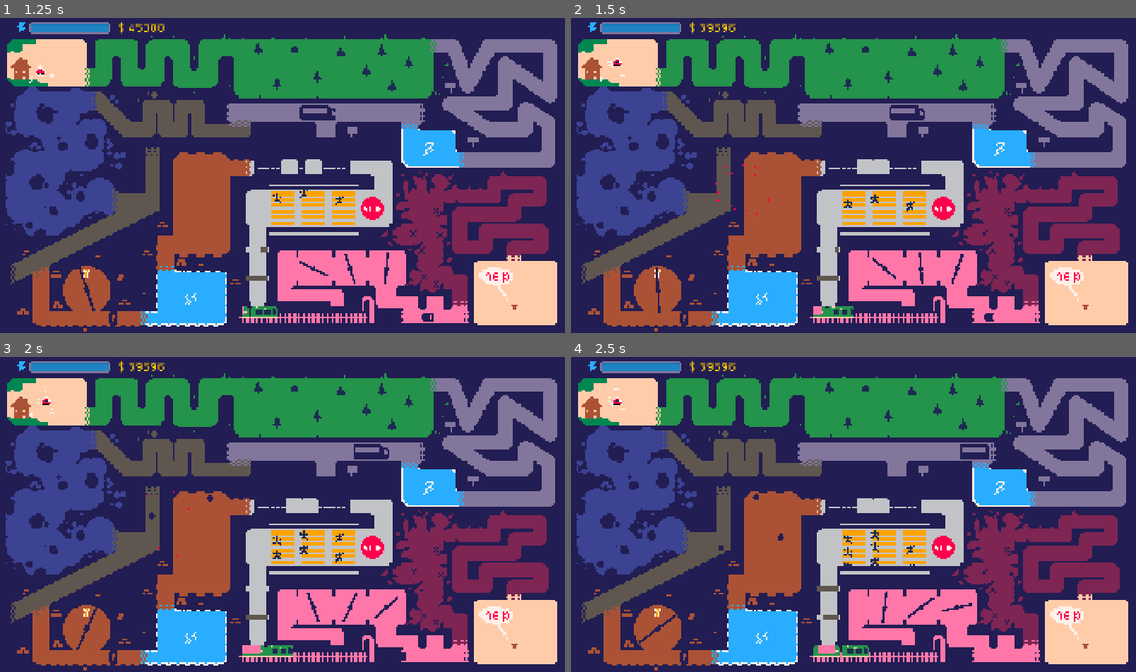
Above: before the commit, frames 1-4 (two rows, left to right).
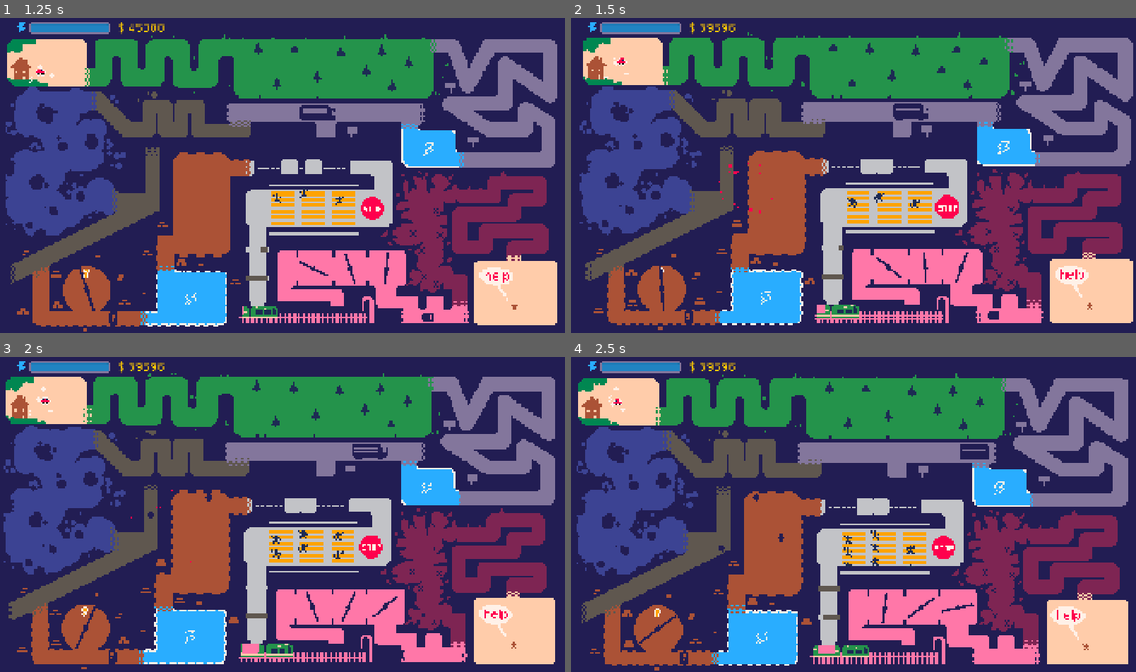
Above: after the commit, the same moments.

Repository: VeryKoolGames/En_toute_circonstance
Game: Godot game, scene res://Scenes/main.tscn
The game is run twice, just before and just after one commit, with the same random seed, the same clock (stepped at 60 frames per second) and the same inputs. This scene is started directly instead of the project's main scene.
Inputs (mouse positions are in pixels of both pictures, inside the frame that each line leads up to):
- Up to frame 1 (1.25 s): move the mouse to (39, 71) at 0.52 s; press the mouse at (39, 71) at 0.53 s
- Up to frame 2 (1.5 s): move the mouse to (740, 191) at 1.27 s; release the mouse at (740, 191) at 1.28 s; click (740, 191) at 1.35 s
- Up to frame 3 (2 s): no input
- Up to frame 4 (2.5 s): move the mouse to (910, 442) at 2.02 s; press the mouse at (910, 442) at 2.03 s

Frame 1 is identical in both runs. In frame 2, 17% of the frame differs, in the area x 1-100%, y 4-100%; in frame 3, 8.5%; in frame 4, 3.2%.

Commit message:
trail and screen shake

Diff:
--- /dev/null
+++ b/Scenes/camera_shake.gd
@@ -0,0 +1,22 @@
+extends Camera2D
+
+@export var randomStrenght: float = 10
+@export var shakeFade: float = 3.0
+var rng = RandomNumberGenerator.new();
+var shakeStrenght: float = 0.0
+var shake_cooldown := 0.5
+
+# Called when the node enters the scene tree for the first time.
+func _ready() -> void:
+	Events.on_player_died.connect(on_player_death)
+
+func on_player_death() -> void:
+	shakeStrenght = randomStrenght
+
+func _process(delta):
+	if shakeStrenght > 0:
+		shakeStrenght = lerpf(shakeStrenght, 0, shakeFade * delta)
+		offset = randomOffset()
+
+func randomOffset() -> Vector2:
+	return Vector2(rng.randf_range(-shakeStrenght, shakeStrenght),rng.randf_range(-shakeStrenght, shakeStrenght))
--- a/Scenes/level.tscn
+++ b/Scenes/level.tscn
@@ -310,6 +310,7 @@
 
 [node name="CrowNoiseSound" type="AudioStreamPlayer2D" parent="PartSeven/WaitingArea"]
 stream = ExtResource("19_53r2q")
+volume_db = 5.0
 
 [node name="DoorView" type="Control" parent="PartSeven"]
 clip_contents = true
@@ -616,10 +617,11 @@
 grow_vertical = 2
 theme_override_fonts/font = ExtResource("32_sl4om")
 theme_override_font_sizes/font_size = 48
-text = "Merci a vous deux d'etre venu nous chercher dans les quatres coins du canton dans des etats pas possible.
-(On cherche encore un dossier sur l'enfant prodigue...)
-
-Bon Anniversaire Daddy, on t'aime <3"
+text = "Merci a vous deux d’etre venus nous chercher aux quatre coins du canton dans des etats pas possibles.
+
+Bon anniversaire, Daddy, on t’aime <3
+
+(On cherche encore un dossier sur l'enfant prodigue...)"
 horizontal_alignment = 1
 vertical_alignment = 1
 autowrap_mode = 3
--- a/Scenes/main.tscn
+++ b/Scenes/main.tscn
@@ -1,7 +1,9 @@
-[gd_scene load_steps=7 format=3 uid="uid://mg7i8p648oal"]
+[gd_scene load_steps=9 format=3 uid="uid://mg7i8p648oal"]
 
+[ext_resource type="Texture2D" uid="uid://d0jydjyh8scub" path="res://Sprites/particules.png" id="1_344ge"]
 [ext_resource type="PackedScene" uid="uid://dldcwmwe2e68s" path="res://Scenes/level.tscn" id="1_bo1nx"]
 [ext_resource type="PackedScene" uid="uid://v30fe1sniv4s" path="res://Scenes/player.tscn" id="1_jjgbg"]
+[ext_resource type="Script" uid="uid://bnqr011iwalpg" path="res://Scenes/camera_shake.gd" id="2_6bp64"]
 [ext_resource type="PackedScene" uid="uid://kb0vbs3beqtw" path="res://Scenes/game_ui.tscn" id="3_8gbba"]
 [ext_resource type="AudioStream" uid="uid://cd4bmq7sfj0ng" path="res://Sounds/main_music.wav" id="4_21xkr"]
 [ext_resource type="Script" uid="uid://cq8fvvv5xheuh" path="res://Scripts/main_music.gd" id="5_kry3j"]
@@ -9,11 +11,18 @@
 
 [node name="Main" type="Node2D"]
 
+[node name="Sprite2D" type="Sprite2D" parent="."]
+modulate = Color(0.133333, 0.113725, 0.32549, 1)
+position = Vector2(-20, -17.125)
+scale = Vector2(654, 598.25)
+texture = ExtResource("1_344ge")
+
 [node name="Level" parent="." instance=ExtResource("1_bo1nx")]
 unique_name_in_owner = true
 
 [node name="Camera2D" type="Camera2D" parent="."]
 zoom = Vector2(4, 4)
+script = ExtResource("2_6bp64")
 
 [node name="Player" parent="." instance=ExtResource("1_jjgbg")]
 position = Vector2(-206, -87)
--- a/Scenes/player.tscn
+++ b/Scenes/player.tscn
@@ -8,6 +8,7 @@
 [ext_resource type="PackedScene" uid="uid://d00l563g2c7wb" path="res://Scenes/explosion_particules.tscn" id="6_x3wgy"]
 [ext_resource type="Texture2D" uid="uid://88fn8urwxedi" path="res://Sprites/car_halo.png" id="7_3smsa"]
 [ext_resource type="AudioStream" uid="uid://c4hoph3kuvafc" path="res://Sounds/car_pickup.wav" id="8_8erm5"]
+[ext_resource type="Script" uid="uid://dmhodepuiav4p" path="res://Scenes/trail.gd" id="9_f1ek2"]
 
 [sub_resource type="CircleShape2D" id="CircleShape2D_vgqql"]
 radius = 9.0
@@ -77,12 +78,21 @@
 &"car_before_start_anim": SubResource("Animation_3smsa")
 }
 
+[sub_resource type="Curve" id="Curve_f1ek2"]
+_data = [Vector2(0.00141643, 1), 0.0, 0.0, 0, 0, Vector2(1, 0.0104988), 0.0, 0.0, 0, 0]
+point_count = 2
+
+[sub_resource type="Gradient" id="Gradient_f1ek2"]
+offsets = PackedFloat32Array(0.00636943, 0.996815, 1)
+colors = PackedColorArray(1, 1, 1, 0.647059, 0.392157, 0.678431, 0.678431, 0.85098, 1, 1, 1, 1)
+
 [node name="Player" type="Node2D"]
 script = ExtResource("1_cvnsp")
 
 [node name="RechargeParticles" parent="." instance=ExtResource("2_fkybt")]
 
 [node name="Sprite2D" type="Sprite2D" parent="."]
+z_index = 2
 texture = ExtResource("2_6t5aa")
 
 [node name="MouseArea" type="Area2D" parent="."]
@@ -101,7 +111,7 @@
 
 [node name="CarCrashSound" type="AudioStreamPlayer2D" parent="."]
 stream = ExtResource("4_vgqql")
-volume_db = -5.0
+volume_db = -15.0
 
 [node name="ExplosionParticules" parent="." instance=ExtResource("6_x3wgy")]
 
@@ -118,6 +128,15 @@
 stream = ExtResource("8_8erm5")
 volume_db = -10.0
 
+[node name="Trail" type="Line2D" parent="."]
+top_level = true
+z_index = 1
+width = 3.0
+width_curve = SubResource("Curve_f1ek2")
+gradient = SubResource("Gradient_f1ek2")
+script = ExtResource("9_f1ek2")
+max_points = 40
+
 [connection signal="input_event" from="MouseArea" to="." method="_on_area_2d_input_event"]
 [connection signal="area_entered" from="Area2D" to="." method="_on_area_2d_area_entered"]
 [connection signal="area_exited" from="Area2D" to="." method="_on_area_2d_area_exited"]
--- /dev/null
+++ b/Scenes/trail.gd
@@ -0,0 +1,27 @@
+extends Line2D
+
+var queue: Array
+@export var max_points: int = 20
+var should_draw_line := true
+
+func _ready() -> void:
+	Events.on_player_died.connect(on_player_death)
+
+func _process(delta: float) -> void:
+	if not should_draw_line:
+		return
+	var pos = get_parent().global_position
+	queue.push_front(pos)
+	if queue.size() > max_points:
+		queue.pop_back()
+	clear_points()
+	print(points)
+	for point in queue:
+		add_point(point)
+
+func on_player_death():
+	clear_points()
+	queue.clear()
+	should_draw_line = false
+	await get_tree().create_timer(1).timeout
+	should_draw_line = true
--- a/Scripts/end_game_ui.gd
+++ b/Scripts/end_game_ui.gd
@@ -17,13 +17,13 @@
 	var tween: Tween = create_tween()
 	applause_sound.playing = true
 	tween.tween_property(fade_overlay, "color:a", 1, 2)
-	tween.tween_property(end_text, "modulate:a", 1, 2)
+	tween.tween_property(end_text, "modulate:a", 1, 2).set_delay(2)
 	tween.tween_property(applause_sound, "volume_db", -50, 2)
-	tween.tween_interval(3)
+	tween.tween_interval(4)
 	tween.tween_property(end_text, "modulate:a", 0, 2)
 	tween.tween_interval(2)
 	tween.tween_property(letter_ui, "modulate:a", 1, 2)
-	tween.tween_callback(_activate_ui)
+	tween.tween_callback(_activate_ui).set_delay(3)
 	restart_button.mouse_entered.connect(_on_end_screen_button_entered.bind(restart_button))
 	restart_button.mouse_exited.connect(_on_end_screen_button_exited.bind(restart_button))
 	main_menu_button.mouse_exited.connect(_on_end_screen_button_exited.bind(main_menu_button))
Not shown, added: Scenes/camera_shake.gd.uid
Not shown: 1 places in Scenes/player.tscn that only renumber resources
Not shown, added: Scenes/trail.gd.uid
